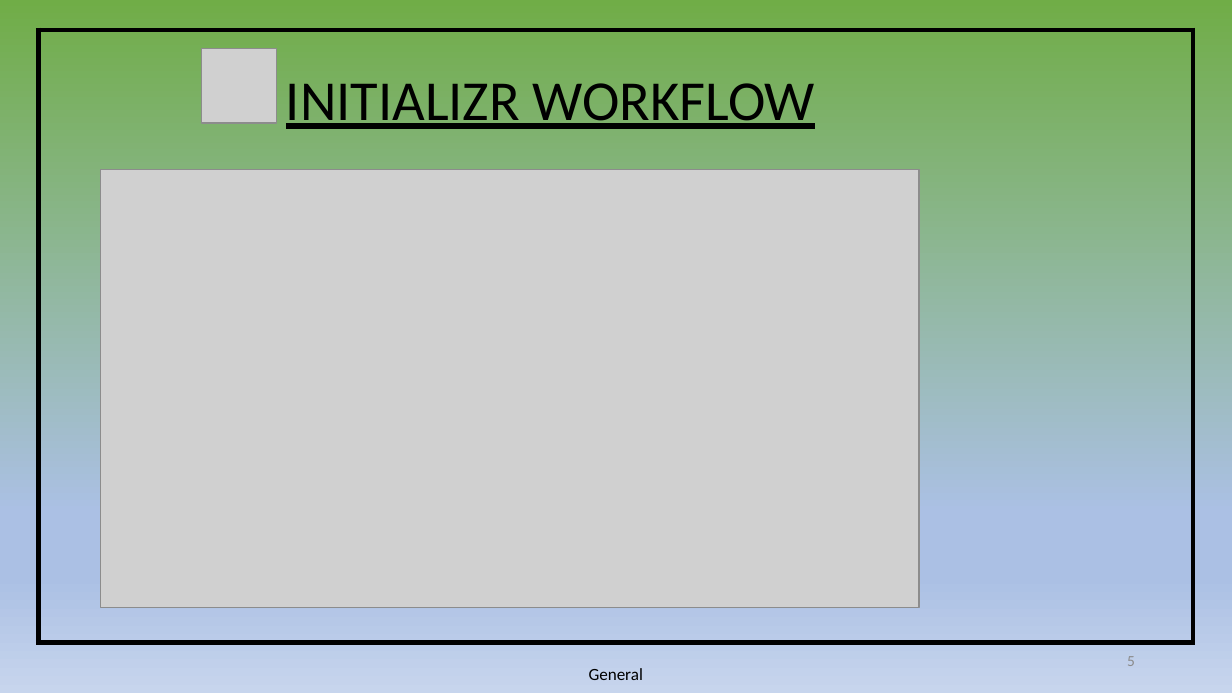
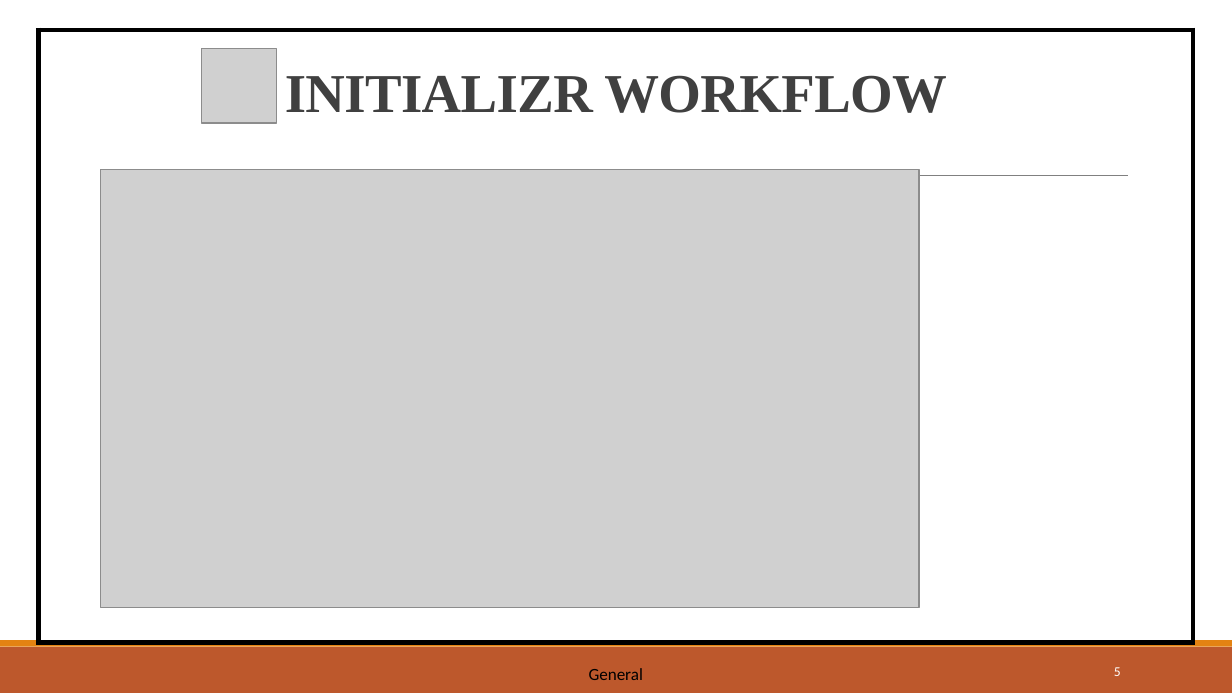
Before and after one commit to Tunir10Chaudhuri/Case_Study_Group_4, a slide deck: slide 5 of CaseStudy-04.pptx. Drawn at 1232x693 pixels with LibreOffice and Linux fonts; fonts in the diff are those of the drawing; grey boxes stand for pictures. Boxes give left, top, right and bottom in pixels: in the first picture for what was removed or moved away, otherwise in the second. Text is boxed around its words. In the diff, an @@ line names an element or a change of style, - is before the commit and + after.

```diff
--- a/CaseStudy-04.pptx
+++ b/CaseStudy-04.pptx
@@ background gradient #70AD47 to #ABC0E4 to #C7D5ED to #FFFFFF @@
@@ title "INITIALIZR WORKFLOW": place and size @@
-title "INITIALIZR WORKFLOW" at box(286, 83, 815, 129)
+title "INITIALIZR WORKFLOW" at box(285, 75, 947, 113)
@@ title "INITIALIZR WORKFLOW" at box(285, 75, 947, 113): size 33 to 32 pt, font Calibri to Times New Roman, text colour #000000 to #404040, letter spacing 0 to -0.4 pt, bold on, underline off; line spacing 0.9 to 0.85; vertical alignment middle to bottom @@
@@ line added from (121, 176) to (1127, 176), #808080 0.5 pt @@
@@ rectangle added at box(0, 647, 1232, 693), fill #BD582C @@
@@ rectangle added at box(0, 641, 1232, 647), fill #E48312 @@
@@ page number: place and size @@
-page number at box(1127, 656, 1135, 666)
+page number at box(1114, 667, 1121, 676)
@@ page number at box(1114, 667, 1121, 676): size 9 to 7.9 pt, text colour #8C8C8C to #FFFFFF @@
```
Also in this commit, not shown: 9 other slides changed, 1 slide added, 1 slide removed.
